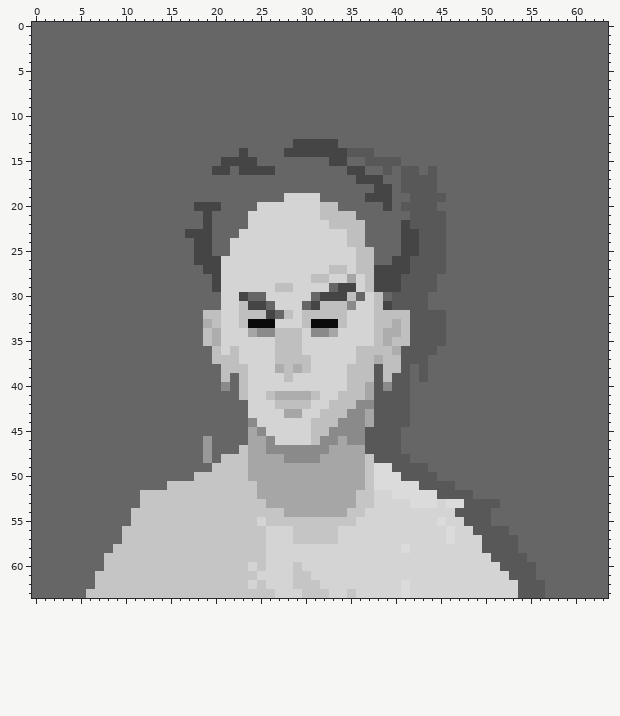
One commit to this pixel-art sprite: GameJam2019/Assets/Art/Portraits/portrait_04.png. The first picture shows the starting point.
The file is 64x64 pixels. Colours within 5 levels of each other are drawn and written as one.
And afterwards:
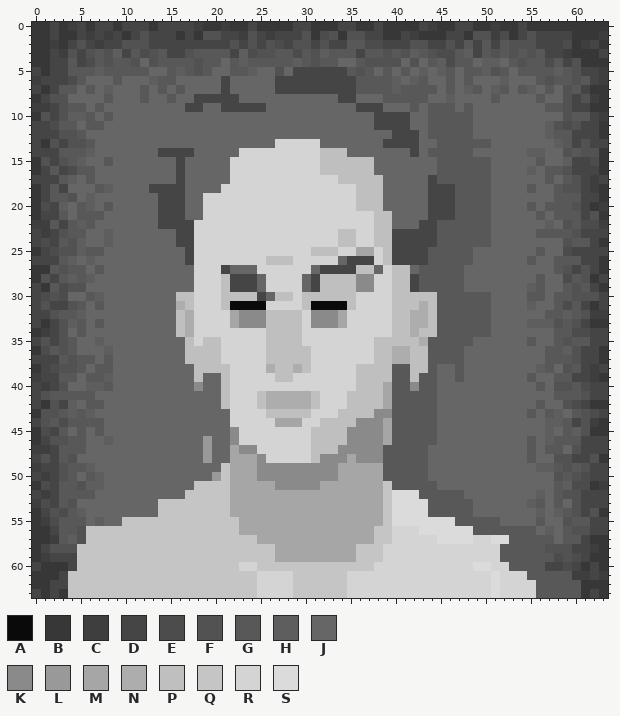
Palette (. is transparent): A #0a0a0a  B #373737  C #3e3e3e  D #454545  E #4c4c4c  F #525252  G #585858  H #5e5e5e  J #666666  K #8a8a8a  L #999999  M #a6a6a6  N #adadad  P #bfbfbf  Q #c5c5c5  R #d4d4d4  S #dbdbdb
Commit: updating old portraits and adding a few new ones
What changed:
Changed rows in their new state; - is an unchanged pixel.
first column x 0:
 0 BBDBCDBDDBDDDBDDDDCBBCBBDBBBBDDBBBDDBBDBBBBDCBBDDBBCBBDBBBBBBBBB
 1 BBDBBDCDCDBDFDDDBDBFFDDCFDCDDDFBEFBFFDDBBDCBBBDDBFFCEBDFDDDDBBBC
 2 BBCBDFDCDDFFFDDDDDDDDDFDFDFEDFFDFDDGGEEDDDFFDDFDGDGDGFFFDDDEBCDB
 3 BBDCFDFGFHDGEFGDDFGGGGDHEFFGGEGFHGGGDGGFGFHGFEEGHDGFGFGFGDDCBBBD
 4 BBDDGDEGFGGF-FGGGGFGG-GHGGGGGHGFGG--GFFFF-F-GHEGG-HH-GFGGEGDFBBB
 5 DBDDGGGHGGGGG--GHGFG--GGH--F-DDDDDDGFG-G-G-H-HG-GGHFG-GGGGHGFDDC
 6 CDDDEG---G---HGG-----D-----DDDDDDDDDGGGGH-HG--G-G---H---GFGGFGDC
 7 DBDGG-G-H---G-G-G----D-----DDDDDDDDDGGGGHGGGG-G-HG-HG-GH-G-FGDBB
 8 BDFF----G---G--G--DDDDD-----------DD---GGGGG--H----G----G--FDFCB
 9 CCDFGG-G---------DD--DDDDD----------DDD---G-GGG-G--------GGFDDBB
10 BFDFHHG-G-----------------------------DDDD--GGGGG----------FGGDC
11 DDEGG-GG------------------------------DDDD--GGGGG--------HFEFDDB
12 DDDFFG----------------------------------DDD-GGGGG--------HGGDDDB
13 DBFDFFG--------------------RRRRRJJ-----DDDD--GGGGGG-------HGDFDD
14 DDDGGGH-------DDDD-----RRRRRRRRRPPPJJJ----D-GGGGG------HH--FGFFB
15 BFDFGH--G-------D----JRRRRRRRRRRPPPPPPJJJ----GGGGGG-----G--HDDEB
16 BDGDEGG---------D---JJRRRRRRRRRRPPPPPP-J-JJ-JGGGGGG----H-GGFDDDB
17 DDDGH-G---------D-----RRRRRRRRRRRRPPPPP--JJJDGGGGGG------G-GFDCD
18 BDGD---GH----DDDD----RRRRRRRRRRRRRRRPPPJ-JJJDDDGGGG----G--GFFDCB
19 BDGGF-H-------DDD--RRRRRRRRR----RRRRPPPJ--JJDDDGGGG-------GGGDDB
20 BEDH-GH-G-----DDD-JRRRRRR-------RRRRPPPJ-JJJDDDGGGG----G-GGGFDBC
21 BDDG-GGG------DDD--RRRRR--------RRRRRRPP--JJDDDGGGG-----G-GGGDFB
22 CCGDGHG-------DDDDRRRRRR---------RRRRRPP-JJDD-GGGGG------H-FGEEC
23 DCDFGG--H-------D-RRRRR-----------P-RRPPD--DD-GGGGG-----GGGGFDDD
24 DEDGFH--H-------DDRRRR------------P-RRPPD--DD-GGGGG--------FGGDB
25 BDEFFHGG---------DRRRR---------PPP--MMRPD--D--GGG-------G--EDDDD
26 DDDGH-H----------DRRR-----PPP-----JDDDRP--DD--GGG------G--GGGDDB
27 BBGFGG-G----------RRRDJJJ------JDDDD--JRPPJ---GG----------GFDFDB
28 BFDGHGH-----------RRRPDDDJ----JD-PPPKKRRPPD--GGG--------G--EGFBD
29 DBGEFF------------RRRPDDDJ-RR-JDPPPPKKRRPPD--GGG-------HG--GFGDB
30 DEFE--GH--------PPRRRPPPPDJPP-PPPPP-R-RRPPPPPGGGGGG----GG-GGFFFD
31 DFDDFG-G--------NPRRRPAAAAR---PAAAAP--RRPPPNPGGGGGG----H--GEGDBD
32 DDFGGH----------PNRRR-MKKKPP-PRKKKM---RR--NNP-GGGGG------GGHGFCC
33 DBDFHG-G--------PNRRR-MKKKPPPPRKKKM---RRP-NNP-GGGGG----HHHFGFDBB
34 BCDF-G----------PNRRR---RRP----RRR----RRP-NPP-GGGGG-------GGEEDD
35 DFDFG--H---------PR-P-----P------------P--PN--GGG------G--GFGGDD
36 BEGFG---H--------PPP--R---P---P-----RR---NPP-GGG---------GGHFDDB
37 DDDGFGG-G--------PPP-RR---P---------RRP-NNPPGGGG---------GGGFDDB
38 BDEFFG-GG---------PPP-RR--NP-------R--P-G-PPG--G--------HG-FGDCD
39 CDDGG-GGH---------P---RR---P-------R--P---P-G--G-------G--GGDDCB
40 DCDF--HHG---------K--PRR-----------R-PPM--KGG-----------G-FFGEDD
41 DFGGGGG--------------PRR-PN-------R--PPM--GGG-------------GGGFDD
42 DBFDH-GG-------------PRR-PNNNNNP-RR-PPPM--GGG-----------G--FEDBB
43 BFFGHGH---------------RR--PPPPP-RR-PPPKK--GGG----------G-GH-GFED
44 DFGEGGGG--------------RRR--MMM-R--PP-KKM--GGG------------HHGDFCB
45 BEDG-G-G--------------KRRR-------PP--KKM-GGGG------------H-GHFBB
46 BDFFGG--H-------------KRRRR-----PPP--KKM-GGGG----------G-HGGGDDD
47 CCDGGG----------------MKKRRRRRRPPPKKKKK--GGG-----------G-GG-FDDD
48 DFDGF----------------JMM-KRRRRRPKKK-KKK---GG-----------G--FFDDFB
49 CDDFGGH-------------J-MM-KKKKKKKKK---MMG----------------HHGFGFDD
50 DCDFG-GH----------JJL-MM-KKKKKKKKK---MMGG---J-------------FGFEDD
51 BEDGGFHH-------JJJ----MMM--KKKKK-----MMQGGG--JJ-----------GHEEBC
52 DCDGGGG-----JJJJJ-----MMM-----------MMMQ---GG---J-------H-GFFDDD
53 CEDGF-------JJ--------MMMM----------MMMQSS--GGGG-JJJ---HG-G-FDDD
54 BDFEGH-----JJJ--------MMMMMM-------MMMMQSSSSGGG--JJ-----H-HGFDFB
55 BCEGGG-H--Q------------MMMMMMMMMMMMMMMMQSSSSS-SG---G----G--FGGDD
56 BBDGGFQQQQ-------------MMMMMMMMMMMMMMMQQ---SSS-SS----GGG-H-GFFDD
57 BBCGHFQQQQ---------------MMMMMMMMMMMMMQQ-----S-SS-RSS-GGGG-GGDBB
58 BDFFFQQQQ-----------------QMMMMMMMMMQQQ--R--------RR--GGGFFFDDCB
59 BCDDDQQQ------------------QMMMMMMMMMQQQ------------R---GGGEFEDBB
60 DBBBDQQQ---------------R--QQQ-QQQQQQQQ-----------SS-R---GDDEDBDB
61 BBBDQQQ------------------------QQQQ----------------S-RR-GGGGCCDC
62 BBDDQQQ-----------------QR------QQQ------R---------S--RR-GGGGBBB
63 DBDBQQ-------------------RR--Q---QQR-----R---------S--RR-GGGGBDB
Where, in picture pixels (left, top, right, bottom), the same in both pictures:
changed: (32, 22, 608, 598)
